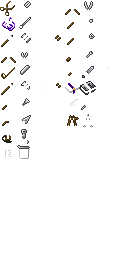
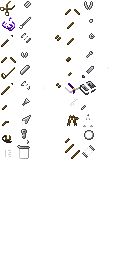
Before/after of a 128x256 layered artwork. What changed in the layer stack:
painted on "Pasted Layer" over [65, 130, 95, 159]
